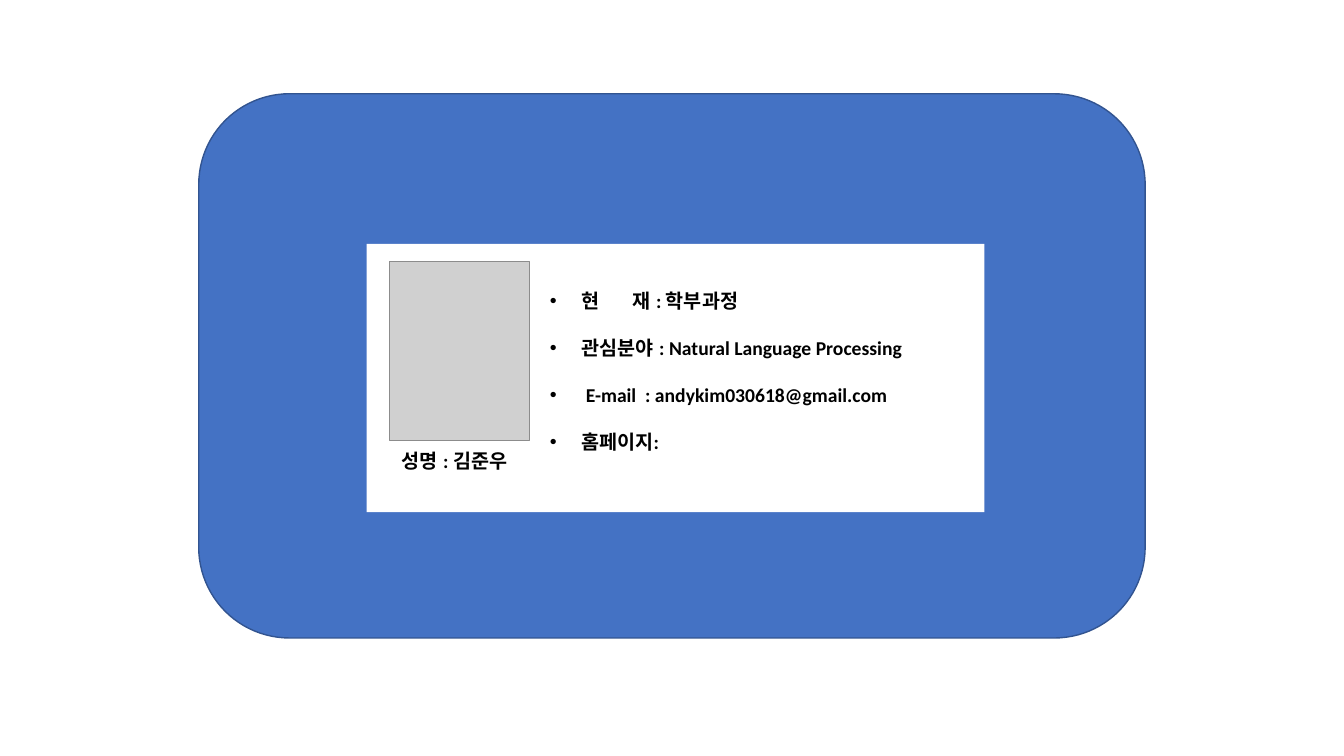
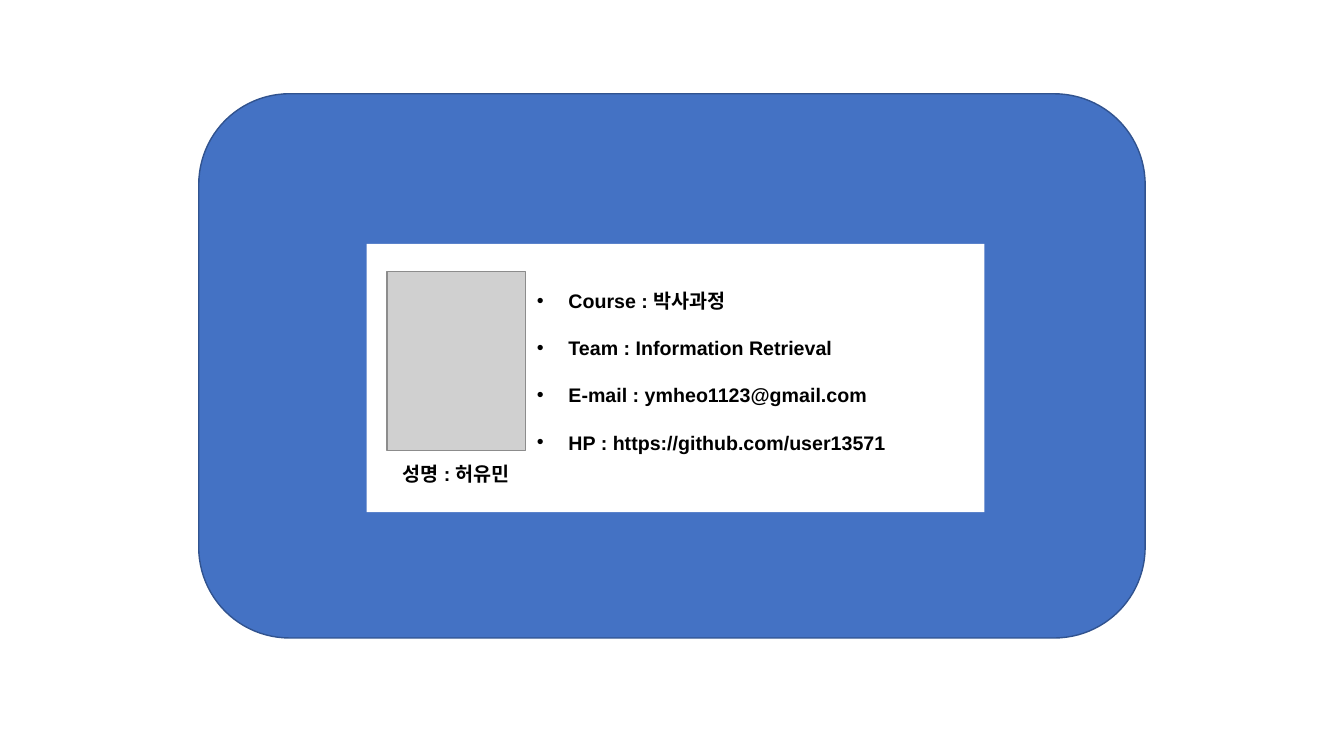
Before and after one commit to NLPlab-skku/NLPlab-skku.github.io, a slide deck: slide 5 of assets/img/members/member_template.pptx (slide 3 before the commit). Drawn at 1344x756 pixels with LibreOffice and Linux fonts; fonts in the diff are those of the drawing; grey boxes stand for pictures. Boxes give left, top, right and bottom in pixels: in the first picture for what was removed or moved away, otherwise in the second. Text is boxed around its words. In the diff, an @@ line names an element or a change of style, - is before the commit and + after.

```diff
--- a/assets/img/members/member_template.pptx
+++ b/assets/img/members/member_template.pptx
@@ rounded rectangle at (199,94,1145,638): outline #325491 1 pt to #31538F 1 pt; proportions changed @@
@@ picture: place and size @@
-picture at (390,262,530,441)
+picture at (387,271,526,450)
@@ text at (568,291,885,454): text changed; font Calibri to Arial @@
-• 현 재 : 학부과정
-• 관심분야 : Natural Language Processing
-• E-mail : andykim030618@gmail.com
-• 홈페이지:
+• Course : 박사과정
+• Team : Information Retrieval
+• E-mail : ymheo1123@gmail.com
+• HP : https://github.com/user13571
@@ rectangle removed at (385,444,523,478) @@
-성명 : 김준우
@@ text added at (402,464,510,483), 14 pt, text #000000, bold @@
+성명 : 허유민
```
Also in this commit, not shown: 3 other slides changed, 14 slides added, 2 slides removed, 18 other files.
